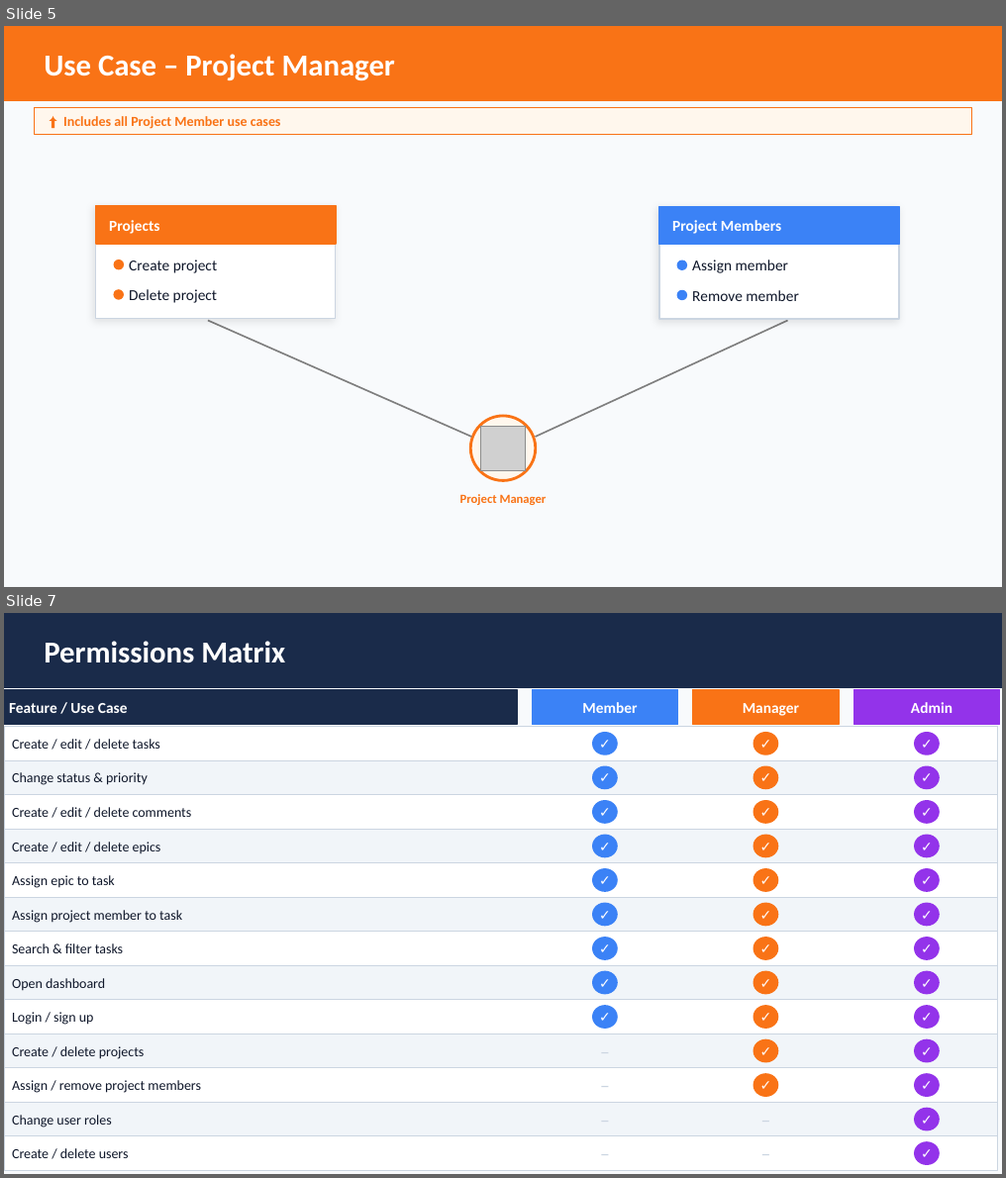
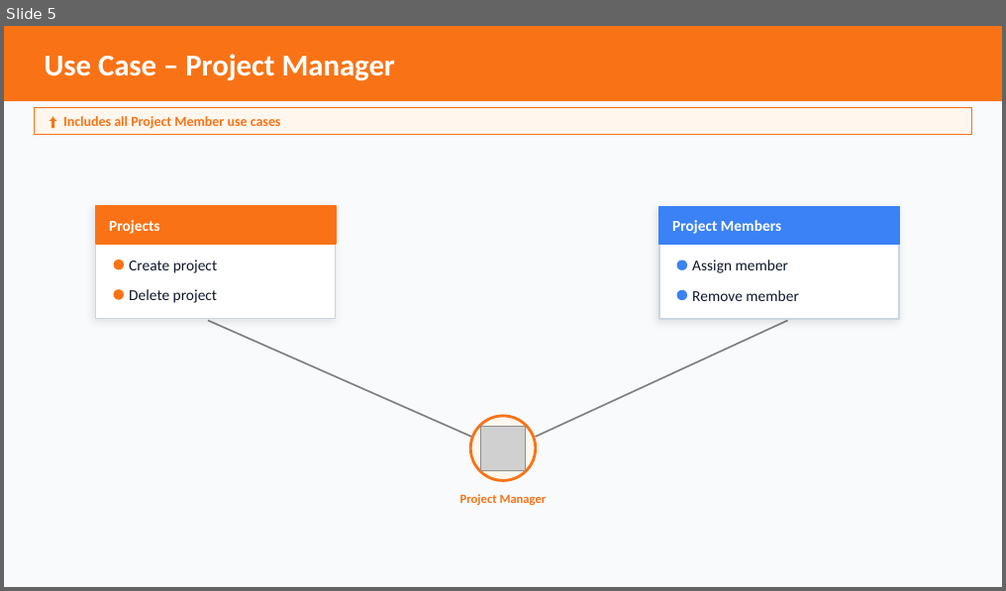
Before and after one commit to Avojvoda01/Mini-Jira---Web-Services-Project, a slide deck: docs/Mini_Jira_UseCases_EN.pptx. Shown one above the other, each under a label of ours: slides 5 and 7 before the commit, slide 5 after it; the slides between them are not shown. The pictures are 1006x1178 and 1006x591 pixels, drawn with LibreOffice and Linux fonts; fonts in the diff are those of the drawing; grey boxes stand for pictures. Boxes give left, top, right and bottom in pixels: in the first picture for what was removed or moved away, otherwise in the second. Text is boxed around its words. In the diff, an @@ line names an element or a change of style, - is before the commit and + after.

Commit message:
reworked use cases admin

```diff
--- a/docs/Mini_Jira_UseCases_EN.pptx
+++ b/docs/Mini_Jira_UseCases_EN.pptx
@@ slide 7 removed at (x1=4, y1=613, x2=1002, y2=1174), background #F8FAFC @@
@@ rectangle removed at (x1=4, y1=613, x2=1002, y2=688) @@
@@ text removed at (x1=44, y1=641, x2=285, y2=663) @@
-Permissions Matrix
@@ group removed at (x1=4, y1=690, x2=1000, y2=1170): 56 texts, 33 ellipses, 17 rectangles @@
-Feature / Use Case
-Member
-Manager
-Admin
-Create / edit / delete tasks
-✓
-✓
-✓
-Change status & priority
-✓
-✓
-✓
-Create / edit / delete comments
-✓
-✓
-✓
-Create / edit / delete epics
-✓
-✓
-✓
-Assign epic to task
-✓
-✓
-✓
-Assign project member to task
-✓
-✓
-✓
-Search & filter tasks
-✓
-✓
-✓
-Open dashboard
-✓
-✓
-✓
-Login / sign up
-✓
-✓
-✓
-Create / delete projects
-–
-✓
-✓
-Assign / remove project members
-–
-✓
-✓
-Change user roles
-–
-–
-✓
-Create / delete users
-–
-–
-✓
```
Also in this commit, not shown: 1 slide changed.
